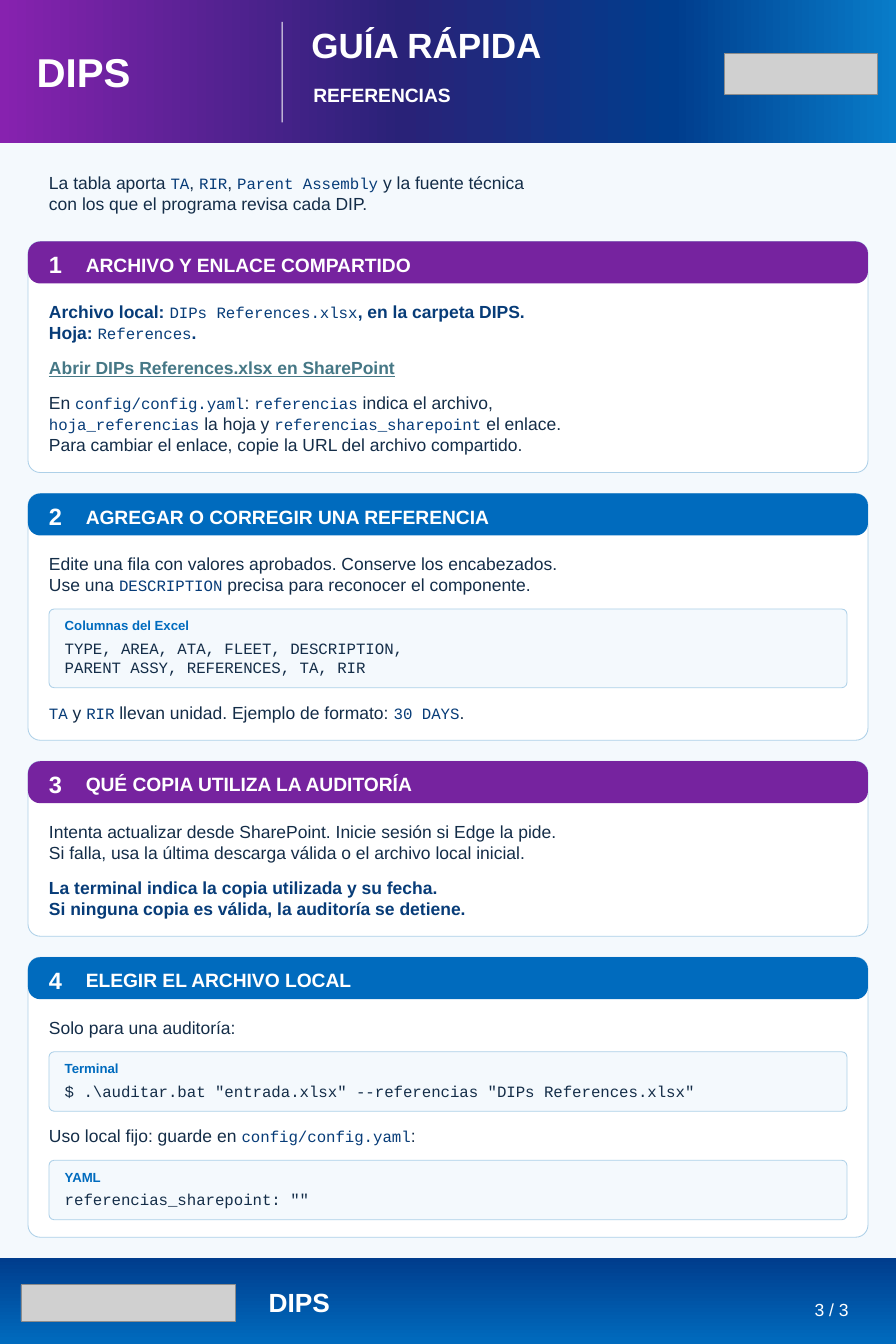
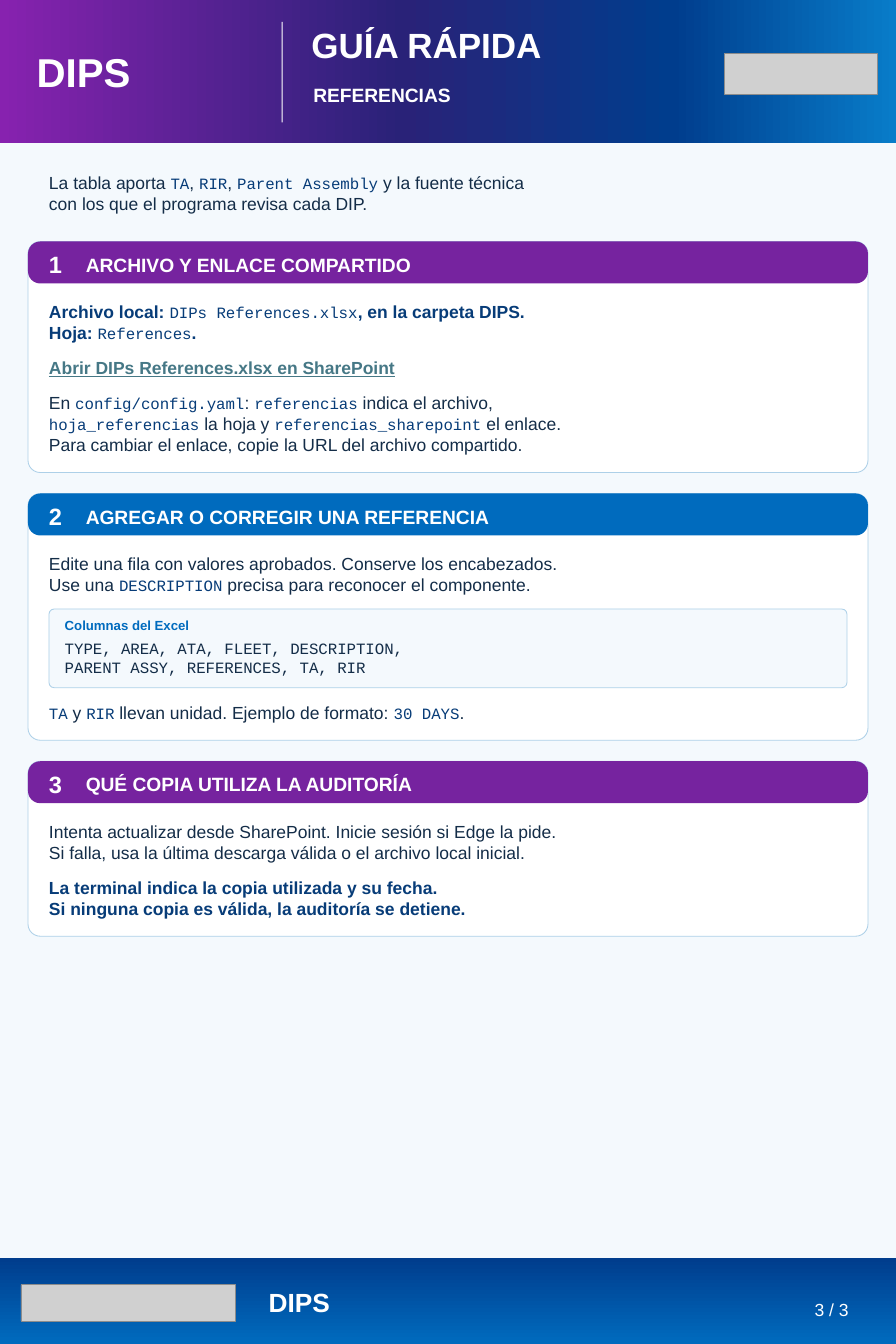
Before and after one commit to lviloriabas/dips, a slide deck: slide 3 of docs/Guia_DIPS_reglas_referencias.pptx. Drawn at 896x1344 pixels with LibreOffice and Linux fonts; fonts in the diff are those of the drawing; grey boxes stand for pictures. Boxes give left, top, right and bottom in pixels: in the first picture for what was removed or moved away, otherwise in the second. Text is boxed around its words. In the diff, an @@ line names an element or a change of style, - is before the commit and + after.

Commit message:
Ajusta la guia DIPS segun los comentarios de revision

```diff
--- a/docs/Guia_DIPS_reglas_referencias.pptx
+++ b/docs/Guia_DIPS_reglas_referencias.pptx
@@ rounded rectangle removed at bbox=[28, 957, 867, 1237] @@
@@ rounded rectangle removed at bbox=[28, 957, 867, 999] @@
@@ text removed at bbox=[49, 972, 62, 989] @@
-4
@@ text removed at bbox=[86, 973, 351, 988] @@
-ELEGIR EL ARCHIVO LOCAL
@@ text removed at bbox=[49, 1021, 236, 1038] @@
-Solo para una auditoría:
@@ rounded rectangle removed at bbox=[49, 1051, 846, 1111] @@
@@ text removed at bbox=[65, 1063, 119, 1073] @@
-Terminal
@@ text removed at bbox=[84, 1085, 694, 1097] @@
-$ .\auditar.bat "entrada.xlsx" --referencias "DIPs References.xlsx"
@@ text removed at bbox=[49, 1129, 411, 1146] @@
-Uso local fijo: guarde en config/config.yaml:
@@ rounded rectangle removed at bbox=[49, 1160, 846, 1219] @@
@@ text removed at bbox=[65, 1173, 101, 1182] @@
-YAML
@@ text removed at bbox=[65, 1194, 281, 1209] @@
-referencias_sharepoint: ""
```
Also in this commit, not shown: 2 other slides changed, 2 other files.
